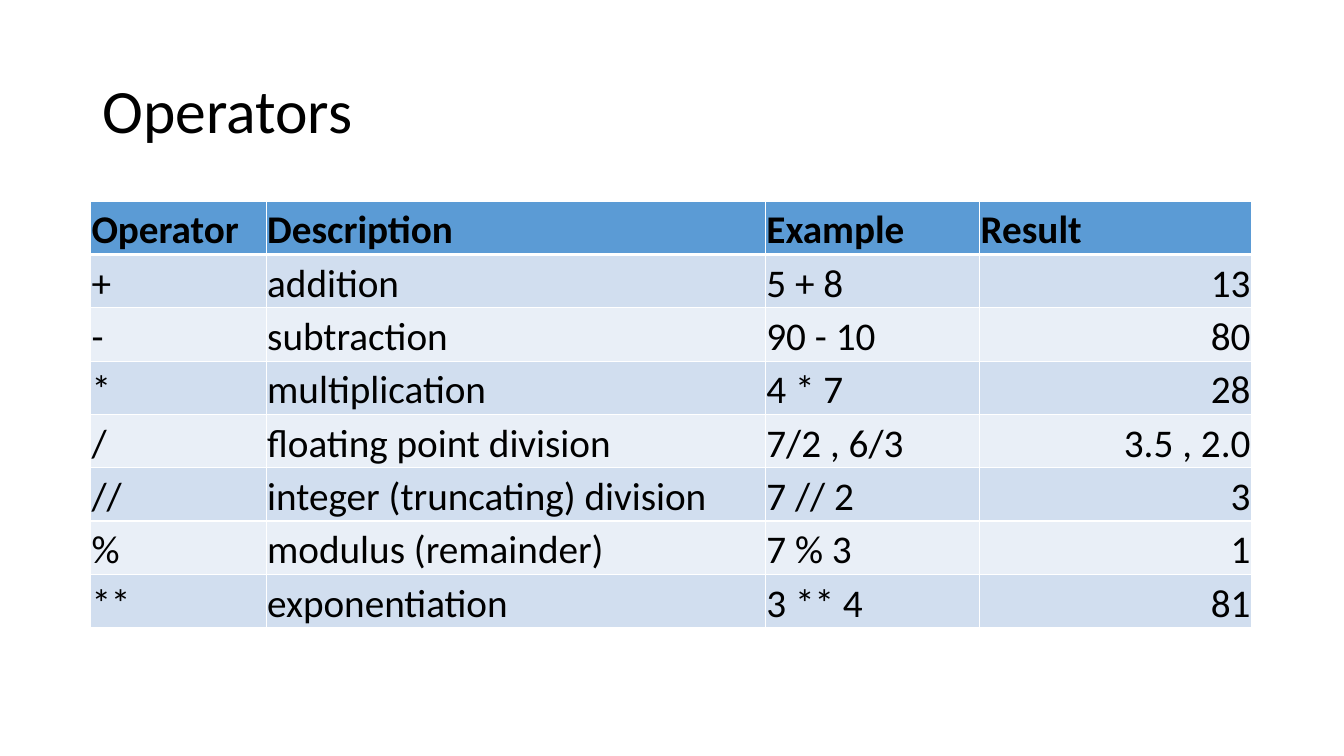
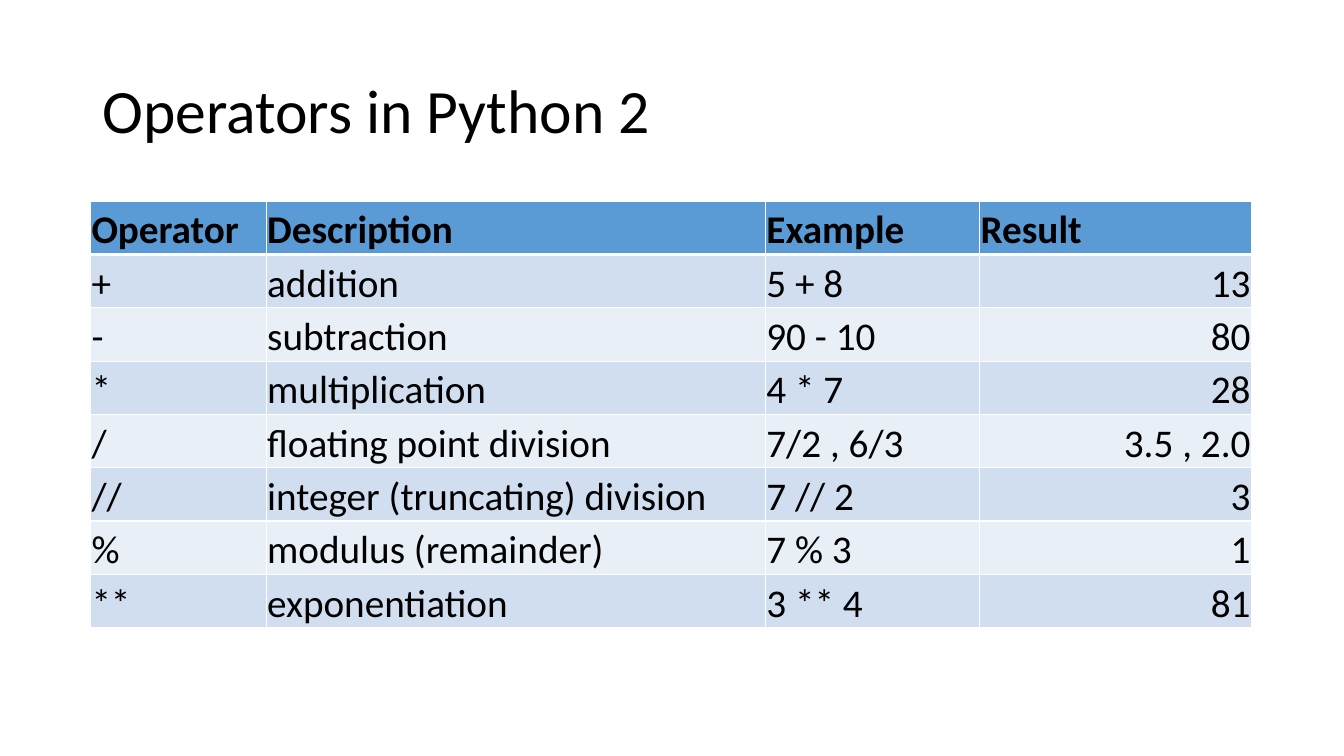
Before and after one commit to onionmccabbage/pythonTrainingMar2021, a slide deck: slide 17 of Python_Preso_Mar2021.pptx. Drawn at 1344x756 pixels with LibreOffice and Linux fonts; fonts in the diff are those of the drawing. Boxes give left, top, right and bottom in pixels: in the first picture for what was removed or moved away, otherwise in the second. Text is boxed around its words. In the diff, an @@ line names an element or a change of style, - is before the commit and + after.

```diff
--- a/Python_Preso_Mar2021.pptx
+++ b/Python_Preso_Mar2021.pptx
@@ title at (x1=102, y1=90, x2=650, y2=143): text changed @@
-Operators
+Operators in Python 2
```
Also in this commit, not shown: 7 other slides changed, 6 other files.
